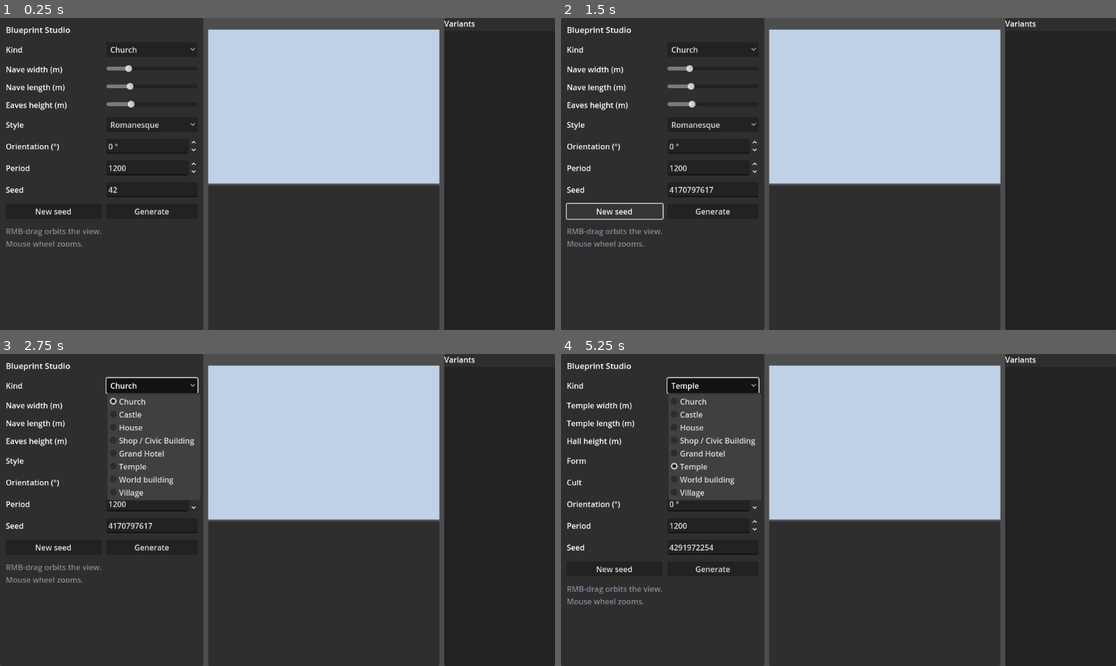
Above: before the commit, frames 1-4 (two rows, left to right).
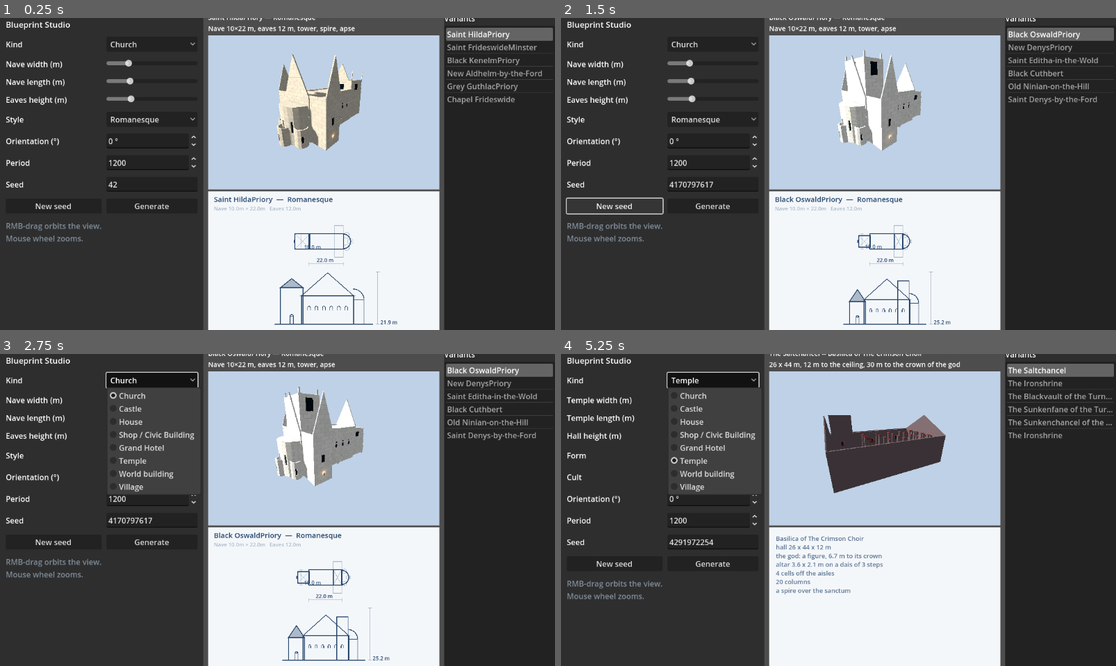
Above: after the commit, the same moments.

Repository: drAshcroft/BrickWild
Game: Godot game, scene res://scenes/studio.tscn
Two runs of this game, one before a commit and one after it. Both use one fixed random seed, a clock stepped at 60 frames per second and the inputs below.
Inputs:
- Up to frame 1 (0.25 s): no input
- Up to frame 2 (1.5 s): click "New seed" at 0.5 s; click "New seed" at 1.25 s
- Up to frame 3 (2.75 s): click "Church" at 2 s
- Up to frame 4 (5.25 s): click "Romanesque" at 2.75 s; click "New seed" at 3.5 s; click "New seed" at 4.25 s; click "Temple" at 5 s

The runs differ from the first frame. In frame 1, 29% of the frame differs, in the area x 1-100%, y 0-100%; in frame 2, 29%; in frame 3, 30%; in frame 4, 31%.
Error before the commit: Parse Error: Could not resolve class "SiheyuanCheck", because of a parser error. (res://src/api/building_family_adapter.gd:430)

Commit message:
WLD-007 Verify Siheyuan compound rules

Diff:
--- a/qa/siheyuan_check.gd
+++ b/qa/siheyuan_check.gd
@@ -168,8 +168,8 @@
 	for door in plan.doors:
 		if String(door.get("role", "")).begins_with("verandah_") \
 				or String(door.get("role", "")) in ["hall_verandah", "west_verandah_door", "east_verandah_door", "gate_verandah"]:
-		var pos: Vector2 = door.get("pos", Vector2.ZERO)
-		grid.add_floor(Rect2(pos - Vector2(0.5, 0.5), Vector2.ONE))
+			var pos: Vector2 = door.get("pos", Vector2.ZERO)
+			grid.add_floor(Rect2(pos - Vector2(0.5, 0.5), Vector2.ONE))
 	grid.build(HouseGeometry.PERSON_RADIUS)
 	var rear_index := _role_room(plan, "verandah_rear")
 	if rear_index >= 0 and grid.flood_from(HouseGeometry.room_floor_rect(plan, rear_index).get_center()):
--- a/src/world/siheyuan_generator.gd
+++ b/src/world/siheyuan_generator.gd
@@ -63,7 +63,9 @@
 	var passage_w := minf(4.0, (inner.size.x - court_w) * 0.5)
 	var wing_w := (inner.size.x - court_w - 4.0 - passage_w * 0.5) * 0.5
 	var wing_depth := minf(12.0, court_d + 2.0)
-	var hall_w := minf(inner.size.x * 0.82, wing_w * 2.0 + 0.5)
+	# The long two-court entry passage grows with the site. Keep the principal
+	# hall broad enough to remain the compound's largest room at that scale.
+	var hall_w := inner.size.x * 0.74
 	var hall_depth := minf(7.0, inner.size.y * 0.22)
 	if wing_w < 3.2 or wing_depth < 8.0 or hall_w < 7.0 or hall_depth < 5.0:
 		return {"error": "siheyuan: terrain envelope cannot fit the required compound clearances"}
--- a/tests/suites/world_siheyuan_suite.gd
+++ b/tests/suites/world_siheyuan_suite.gd
@@ -135,6 +135,6 @@
 	_expect(res, "disconnected verandah", "walk", broken_walk)
 
 	var off_axis_court := _fixture_plan(22014)
-	var second := Rect2(Vector2(-4.0, 18.0), Vector2(8.0, 8.0))
+	var second := Rect2(Vector2(-2.0, 18.0), Vector2(8.0, 8.0))
 	off_axis_court.courts.append({"rect": second, "storey": 0, "id": "outer_court"})
 	_expect(res, "off-axis second court", "courts_in_line", off_axis_court)
Not shown, added: qa/siheyuan_check.gd.uid
Not shown, added: src/world/siheyuan_generator.gd.uid
Not shown, added: tests/suites/world_siheyuan_suite.gd.uid
